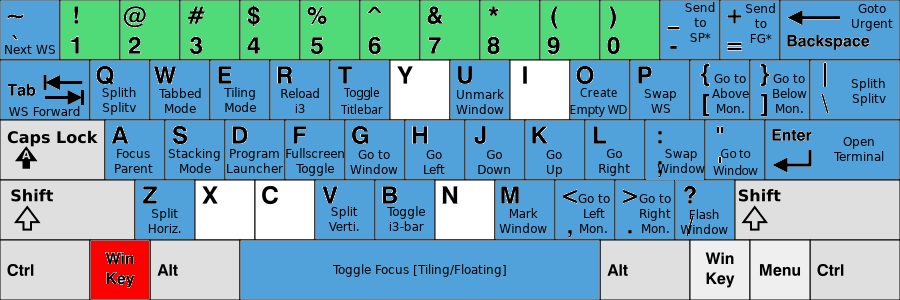
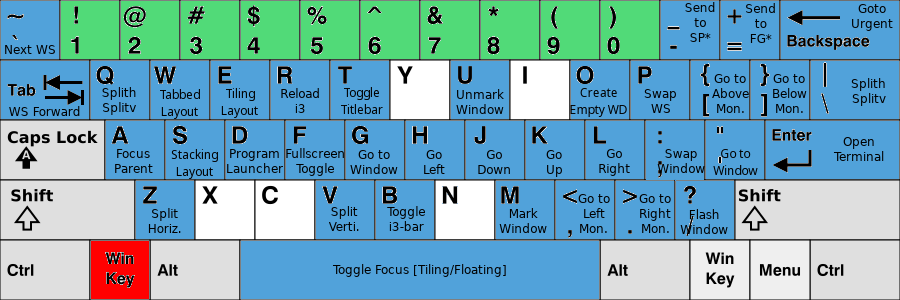
Revision of a layered 900 x 300 image; what changed, layer by layer:
painted on "Stacking ..." over (x1=168, y1=148, x2=220, y2=179)
painted on "Tiling ..." over (x1=221, y1=87, x2=258, y2=118)
painted on "Tabbed ..." over (x1=158, y1=88, x2=201, y2=119)
